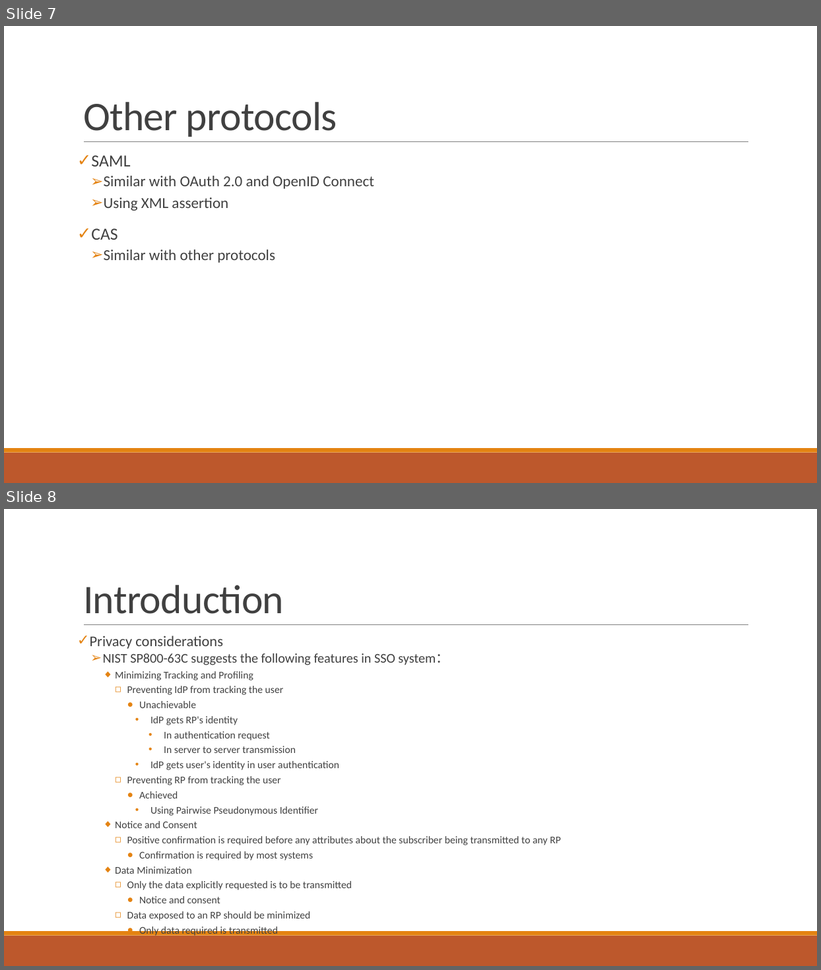
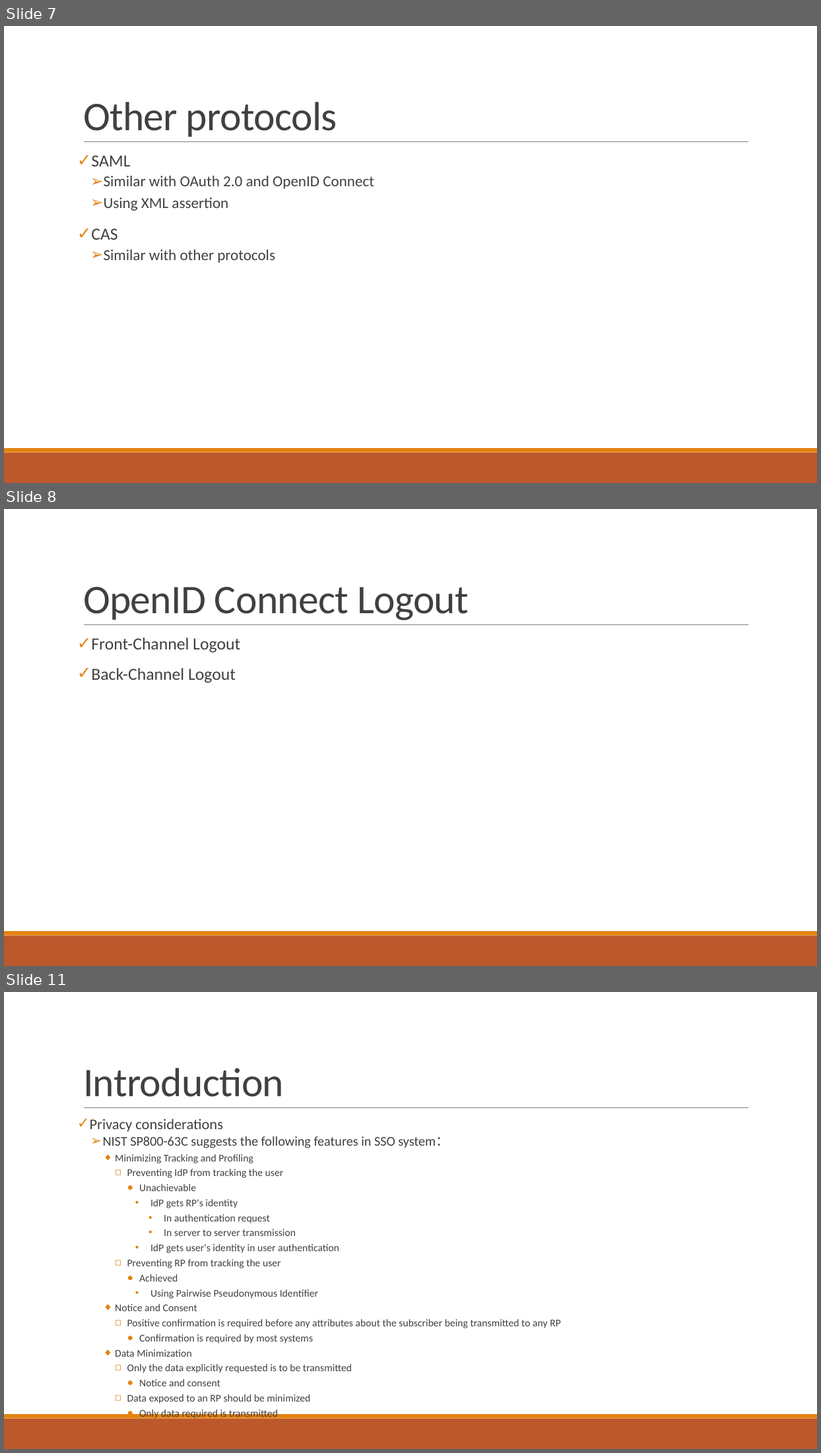
Before and after one commit to cqguo/OIDC-latex, a slide deck: documents/PriOIDC.pptx. Shown one above the other, each under a label of ours: slides 7 and 8 before the commit, slides 7, 8 and 11 after it; the slides between them are not shown. The pictures are 821x970 and 821x1453 pixels, drawn with LibreOffice and Linux fonts; fonts in the diff are those of the drawing. Boxes give left, top, right and bottom in pixels: in the first picture for what was removed or moved away, otherwise in the second. Text is boxed around its words. In the diff, an @@ line names an element or a change of style, - is before the commit and + after.

Commit message:
add logout

```diff
--- a/documents/PriOIDC.pptx
+++ b/documents/PriOIDC.pptx
@@ slide 8 added at [4,509,817,966], background #FFFFFF; not listed: 3 template elements that a slide beside it also shows @@
@@ title added at [83,587,469,621], 48 pt, text #404040 @@
+OpenID Connect Logout
@@ text added at [91,638,240,683], 20 pt, text #404040 @@
+✓ Front-Channel Logout
+✓ Back-Channel Logout
@@ what was slide 8 is now slide 11 @@
```
Also in this commit, not shown: 2 other slides added.
